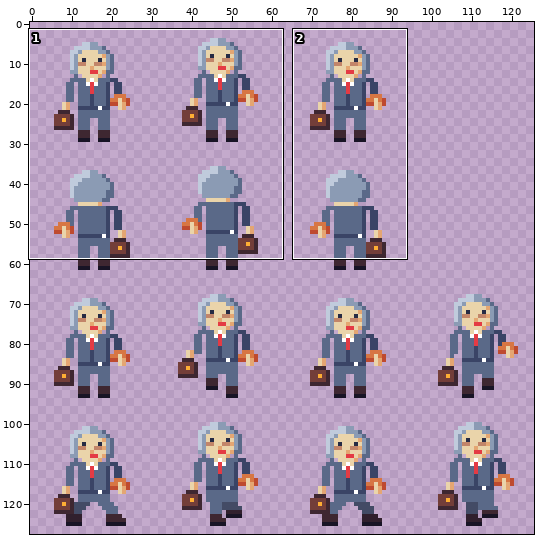
Pixel-art file -- assets/textures/characters/sovittelija_naaras_32.aseprite. Above, an overview of the earlier version with the close-up marked.
Close-up. First the earlier version:
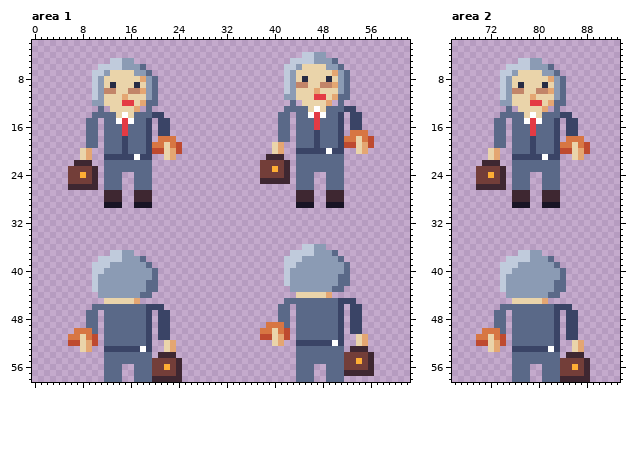
128x128 pixels, 1 frame. Shown: area 1: x 0..62, y 2..58; area 2: x 66..93, y 2..58. The wide view leaves out empty margins. The commit also changed other parts of the picture, which this record leaves out.
New version:
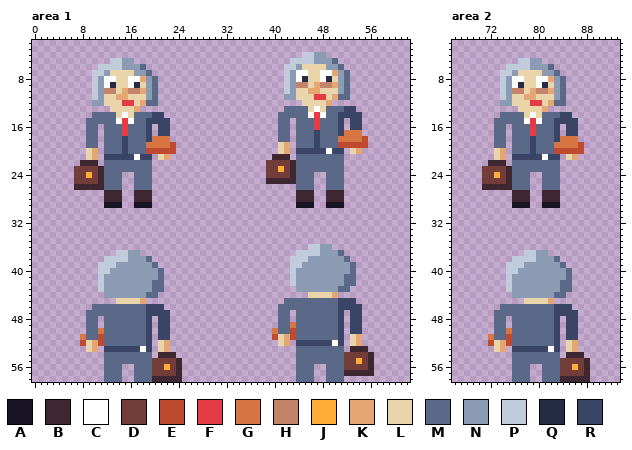
Palette (. is transparent): A #181425  B #3e2731  C #ffffff  D #733e39  E #be4a2f  F #e43b44  G #d77643  H #c28569  J #feae34  K #e4a672  L #ead4aa  M #5a6988  N #8b9bb4  P #c0cbdc  Q #262b44  R #3a4466
From old to new:
--- area 1
@@ x 0..62 @@
  6 ...........PPPPNNNM.......................PPNLLLLNNM...........
- 7 ..........PPNLLLLNNM......................PNLLLLLLKNM..........
- 8 ..........PNLLLLLLKNM.....................PNLQLLLQLNM..........
- 9 ..........PNLQLLLQLNM.....................PNHHLLHHKNM..........
-10 ..........PNHHLLHHKNM.....................PNLLLKLLLNM..........
-11 ..........PNLLLKLLLNM.....................NNLLLFFLKMM..........
-12 ..........NNLLLFFLKMM......................M.LLLLK.M...........
-13 ...........M.LLLLK.M......................MMMMLCLMMMRR.........
-14 ..........MMMMLCLMMMRR...................MM.MMCFCMMR.RR........
-15 .........MM.MMCFCMMR.RR..................MM.MMMFMMMR.RR........
+ 7 ..........PPNLLLLNNM......................PNCCLLCCKNM..........
+ 8 ..........PNCCLLCCKNM.....................PNCQLLCQLNM..........
+ 9 ..........PNCQLLCQLNM.....................PNHHLKHHKNM..........
+10 ..........PNHHLKHHKNM.....................PNLLKKLLLNM..........
+11 ..........PNLLKKLLLNM.....................NNLLLFFLKMM..........
+12 ..........NNLLLFFLKMM........................LLLLK.............
+13 .............LLLLK........................MMMMLCLMMMRR.........
+14 ..........MMMMLCLMMMRR...................MMMMMCFCMMRRRR........
+15 .........MMMMMCFCMMRRRR..................MM.MMMFMMMR.RR........
 16 .........MM.MMMFMMMR.RR..................MM.MMMFMMMR.RR........
-17 .........MM.MMMFMMMR.RR..................MM.MMMRMMMR.GGG.......
-18 .........MM.MMMRMMMR.GGG.................MM.MMMRMMMRGGLGE......
-19 .........MM.MMMRMMMRGGLGE...............LK..MMMRMMMREELKE......
-20 ........LK..MMMRMMMREELKE...............LK..RRRRRCRR..LK.......
-21 ........LK..RRRRRCRR..LK...............BBB..MMMMMMMM...........
-22 .......BBB..MMMMMMMM..................DDDDB.MMMMMMMM...........
-23 ......DDDDB.MMMMMMMM..................DDJDB.MMMMMMMM...........
-24 ......DDJDB.MMM..MMM..................DDDDB.MMM..MMM...........
-25 ......DDDDB.MMM..MMM..................BBBBB.MMM..MMM...........
-26 ......BBBBB.MMM..MMM........................MMM..MMM...........
+17 .........MM.MMMFMMMR.RR..................MM.MMMRMMMRGGG........
+18 .........MM.MMMRMMMRGGG..................MM.MMMRMMMGGGGE.......
+19 .........MM.MMMRMMMGGGGE.................LK.MMMRMMMEEEEE.......
+20 .........LK.MMMRMMMEEEEE.................LK.RRRRRCRR.LK........
+21 .........LK.RRRRRCRR.LK.................BBB.MMMMMMMM...........
+22 ........BBB.MMMMMMMM...................DDDDBMMMMMMMM...........
+23 .......DDDDBMMMMMMMM...................DDJDBMMMMMMMM...........
+24 .......DDJDBMMM..MMM...................DDDDBMMM..MMM...........
+25 .......DDDDBMMM..MMM...................BBBBBMMM..MMM...........
+26 .......BBBBBMMM..MMM........................MMM..MMM...........
 27 ............BBB..BBB........................BBB..BBB...........
@@ x 0..62 @@
 35 ...............................................................
-36 .............................................PPNN..............
-37 .............PPNN..........................PPPPNNNM............
-38 ...........PPPPNNNM.......................PPPNNNNNNM...........
-39 ..........PPPNNNNNNM......................PPNNNNNNNNM..........
-40 ..........PPNNNNNNNNM.....................PNNNNNNNNNM..........
-41 ..........PNNNNNNNNNM.....................PNNNNNNNNMM..........
-42 ..........PNNNNNNNNMM.....................PNNNNNNNNMM..........
-43 ..........PNNNNNNNNMM......................NNNNNNNMM...........
-44 ...........NNNNNNNMM........................LLLLLK.............
-45 ............LLLLLK........................MMMMMMMMMRRR.........
-46 ..........MMMMMMMMMRRR...................MM.MMMMMMMR.RR........
-47 .........MM.MMMMMMMR.RR..................MM.MMMMMMMR.RR........
+36 ..............................................PPNN.............
+37 ..............PPNN..........................PPPPNNNM...........
+38 ............PPPPNNNM.......................PPPNNNNNNM..........
+39 ...........PPPNNNNNNM......................PPNNNNNNNNM.........
+40 ...........PPNNNNNNNNM.....................PNNNNNNNNNM.........
+41 ...........PNNNNNNNNNM.....................PNNNNNNNNMM.........
+42 ...........PNNNNNNNNMM.....................PNNNNNNNNMM.........
+43 ...........PNNNNNNNNMM......................NNNNNNNMM..........
+44 ............NNNNNNNMM.........................LLLLK............
+45 ..............LLLLK.......................MMMMMMMMMRRR.........
+46 ..........MMMMMMMMMRRR...................MMMMMMMMMMRRRR........
+47 .........MMMMMMMMMMRRRR..................MM.MMMMMMMR.RR........
 48 .........MM.MMMMMMMR.RR..................MM.MMMMMMMR.RR........
-49 .........MM.MMMMMMMR.RR................GGGM.MMMMMMMR.RR........
-50 .......GGGM.MMMMMMMR.RR...............GGLGE.MMMMMMMR.RR........
-51 ......GGLGE.MMMMMMMR.RR...............EELKE.MMMMMMMR..LK.......
-52 ......EELKE.MMMMMMMR..LK................LK..RRRRRRCR..LK.......
-53 ........LK..RRRRRRCR..LK....................MMMMMMMM.BBB.......
+49 .........MM.MMMMMMMR.RR..................MMGMMMMMMMR.RR........
+50 .........MMGMMMMMMMR.RR.................GMMEMMMMMMMR.RR........
+51 ........GMMEMMMMMMMR.RR.................ELKEMMMMMMMR.LK........
+52 ........ELKEMMMMMMMR.LK..................LK.RRRRRRCR.LK........
+53 .........LK.RRRRRRCR.LK.....................MMMMMMMM.BBB.......
 54 ............MMMMMMMM.BBB....................MMMMMMMMDDDDB......
--- area 2
@@ x 66..93 @@
  7 ........PPNLLLLNNM..........
- 8 ........PNLLLLLLKNM.........
- 9 ........PNLQLLLQLNM.........
-10 ........PNHHLLHHKNM.........
-11 ........PNLLLKLLLNM.........
+ 8 ........PNCCLLCCKNM.........
+ 9 ........PNCQLLCQLNM.........
+10 ........PNHHLKHHKNM.........
+11 ........PNLLKKLLLNM.........
 12 ........NNLLLFFLKMM.........
-13 .........M.LLLLK.M..........
+13 ...........LLLLK............
 14 ........MMMMLCLMMMRR........
-15 .......MM.MMCFCMMR.RR.......
+15 .......MMMMMCFCMMRRRR.......
 16 .......MM.MMMFMMMR.RR.......
 17 .......MM.MMMFMMMR.RR.......
-18 .......MM.MMMRMMMR.GGG......
-19 .......MM.MMMRMMMRGGLGE.....
-20 ......LK..MMMRMMMREELKE.....
-21 ......LK..RRRRRCRR..LK......
-22 .....BBB..MMMMMMMM..........
-23 ....DDDDB.MMMMMMMM..........
-24 ....DDJDB.MMM..MMM..........
-25 ....DDDDB.MMM..MMM..........
-26 ....BBBBB.MMM..MMM..........
+18 .......MM.MMMRMMMRGGG.......
+19 .......MM.MMMRMMMGGGGE......
+20 .......LK.MMMRMMMEEEEE......
+21 .......LK.RRRRRCRR.LK.......
+22 ......BBB.MMMMMMMM..........
+23 .....DDDDBMMMMMMMM..........
+24 .....DDJDBMMM..MMM..........
+25 .....DDDDBMMM..MMM..........
+26 .....BBBBBMMM..MMM..........
 27 ..........BBB..BBB..........
@@ x 66..93 @@
 36 ............................
-37 ...........PPNN.............
-38 .........PPPPNNNM...........
-39 ........PPPNNNNNNM..........
-40 ........PPNNNNNNNNM.........
-41 ........PNNNNNNNNNM.........
-42 ........PNNNNNNNNMM.........
-43 ........PNNNNNNNNMM.........
-44 .........NNNNNNNMM..........
-45 ..........LLLLLK............
+37 ............PPNN............
+38 ..........PPPPNNNM..........
+39 .........PPPNNNNNNM.........
+40 .........PPNNNNNNNNM........
+41 .........PNNNNNNNNNM........
+42 .........PNNNNNNNNMM........
+43 .........PNNNNNNNNMM........
+44 ..........NNNNNNNMM.........
+45 ............LLLLK...........
 46 ........MMMMMMMMMRRR........
-47 .......MM.MMMMMMMR.RR.......
+47 .......MMMMMMMMMMRRRR.......
 48 .......MM.MMMMMMMR.RR.......
 49 .......MM.MMMMMMMR.RR.......
-50 .....GGGM.MMMMMMMR.RR.......
-51 ....GGLGE.MMMMMMMR.RR.......
-52 ....EELKE.MMMMMMMR..LK......
-53 ......LK..RRRRRRCR..LK......
+50 .......MMGMMMMMMMR.RR.......
+51 ......GMMEMMMMMMMR.RR.......
+52 ......ELKEMMMMMMMR.LK.......
+53 .......LK.RRRRRRCR.LK.......
 54 ..........MMMMMMMM.BBB......
